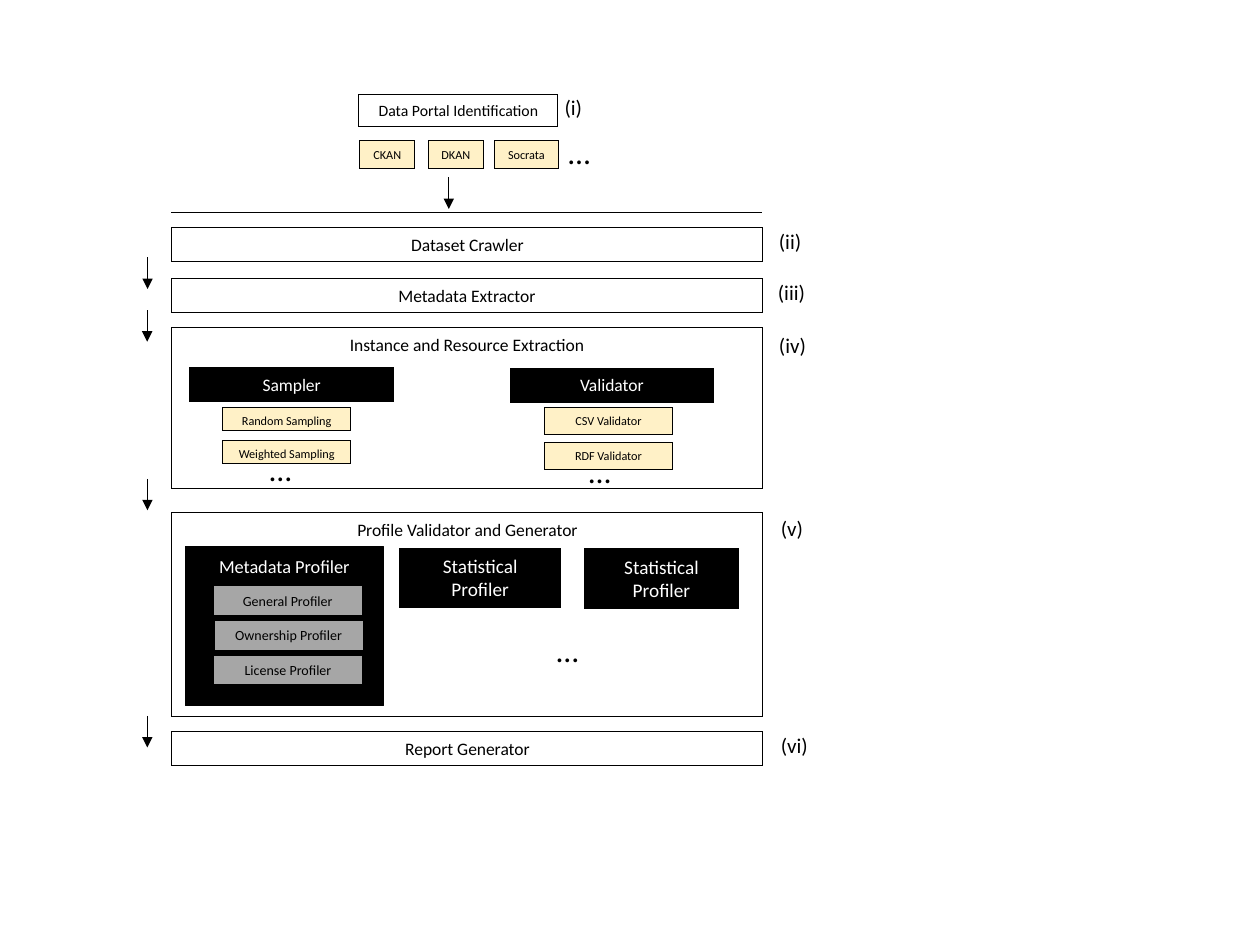
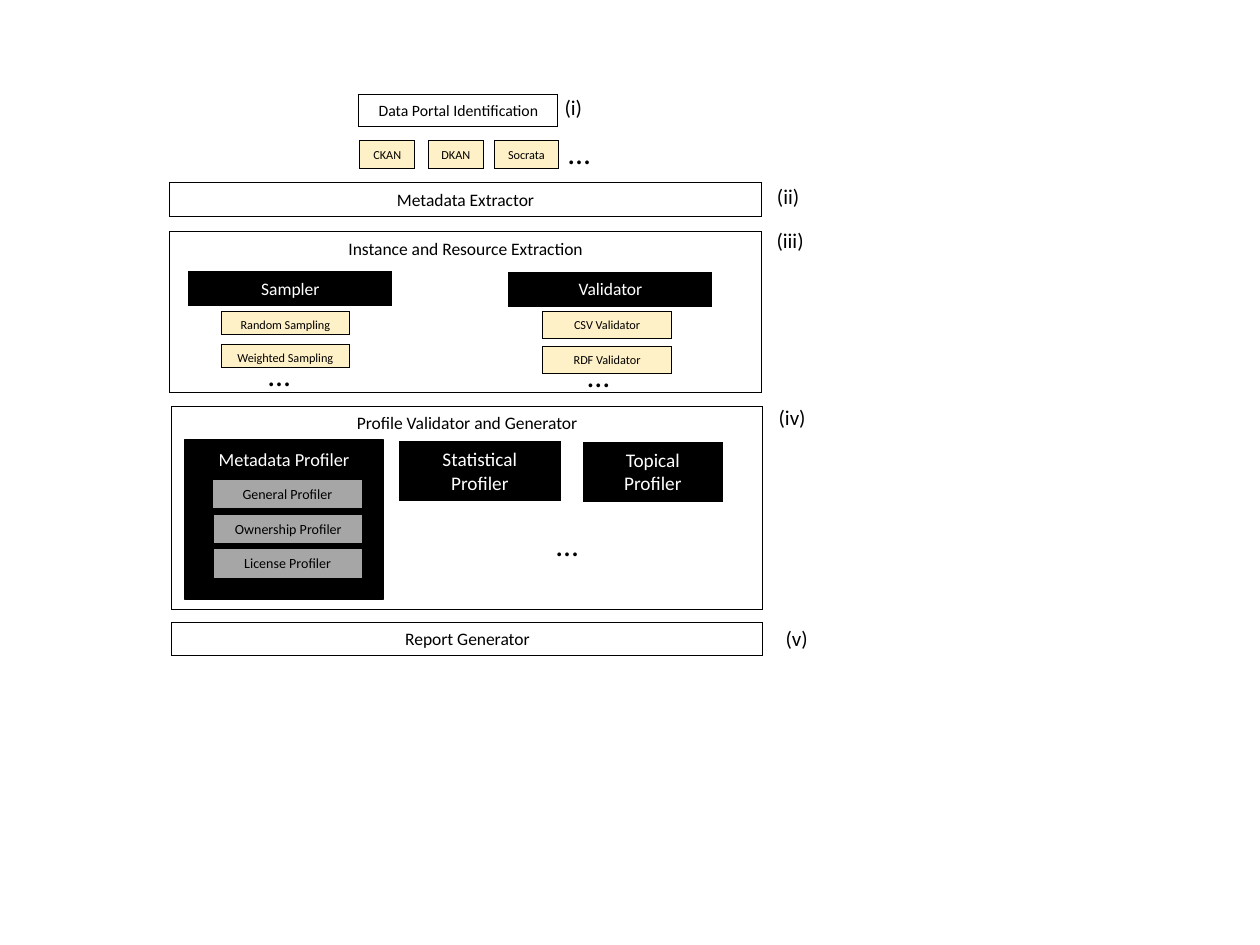
Before and after one commit to S-c-H-i-Z-o/PhD, a slide deck: slide 1 of Papers/An Extensible Framework to Validate and Build Dataset Profiles/figures/architecutre_diagram.pptx. Drawn at 1260x945 pixels with LibreOffice and Linux fonts; fonts in the diff are those of the drawing. Boxes give left, top, right and bottom in pixels: in the first picture for what was removed or moved away, otherwise in the second. Text is boxed around its words. In the diff, an @@ line names an element or a change of style, - is before the commit and + after.

```diff
--- a/Papers/An Extensible Framework to Validate and Build Dataset Profiles/figures/architecutre_diagram.pptx
+++ b/Papers/An Extensible Framework to Validate and Build Dataset Profiles/figures/architecutre_diagram.pptx
@@ arrow removed from (449, 178) to (449, 209) @@
@@ text "(ii)": place and size @@
-text "(ii)" at box(779, 234, 801, 252)
+text "(ii)" at box(777, 189, 799, 207)
@@ 8 rectangles, 2 texts: place and size @@
-8 rectangles, 2 texts at box(171, 278, 762, 496)
+8 rectangles, 2 texts at box(170, 183, 761, 401)
@@ line removed from (171, 212) to (762, 212) @@
@@ rectangle removed at box(171, 228, 762, 262) @@
-Dataset Crawler
@@ text "(iii)": place and size @@
-text "(iii)" at box(778, 285, 805, 303)
+text "(iii)" at box(777, 233, 804, 251)
@@ arrow removed from (147, 257) to (147, 289) @@
@@ arrow removed from (147, 310) to (147, 341) @@
@@ text "(iv)": place and size @@
-text "(iv)" at box(779, 338, 806, 356)
+text "(iv)" at box(779, 410, 806, 428)
@@ rectangle "Topical Profiler": place and size @@
-rectangle "Topical Profiler" at box(585, 548, 740, 607)
+rectangle "Topical Profiler" at box(583, 442, 722, 501)
@@ arrow removed from (147, 479) to (147, 510) @@
@@ text in rectangle at box(624, 453, 681, 490): text changed @@
-Statistical Profiler
+Topical Profiler
@@ 6 rectangles, 2 texts: place and size @@
-6 rectangles, 2 texts at box(171, 513, 762, 717)
+6 rectangles, 2 texts at box(171, 406, 762, 610)
@@ rectangle "Report Generator": place and size @@
-rectangle "Report Generator" at box(171, 732, 762, 766)
+rectangle "Report Generator" at box(171, 622, 762, 656)
@@ text "(v)": place and size @@
-text "(v)" at box(781, 521, 803, 539)
+text "(v)" at box(786, 631, 808, 649)
@@ arrow removed from (147, 716) to (147, 747) @@
@@ text removed at box(781, 738, 808, 756) @@
-(vi)
```
Also in this commit, not shown: 4 other files.
